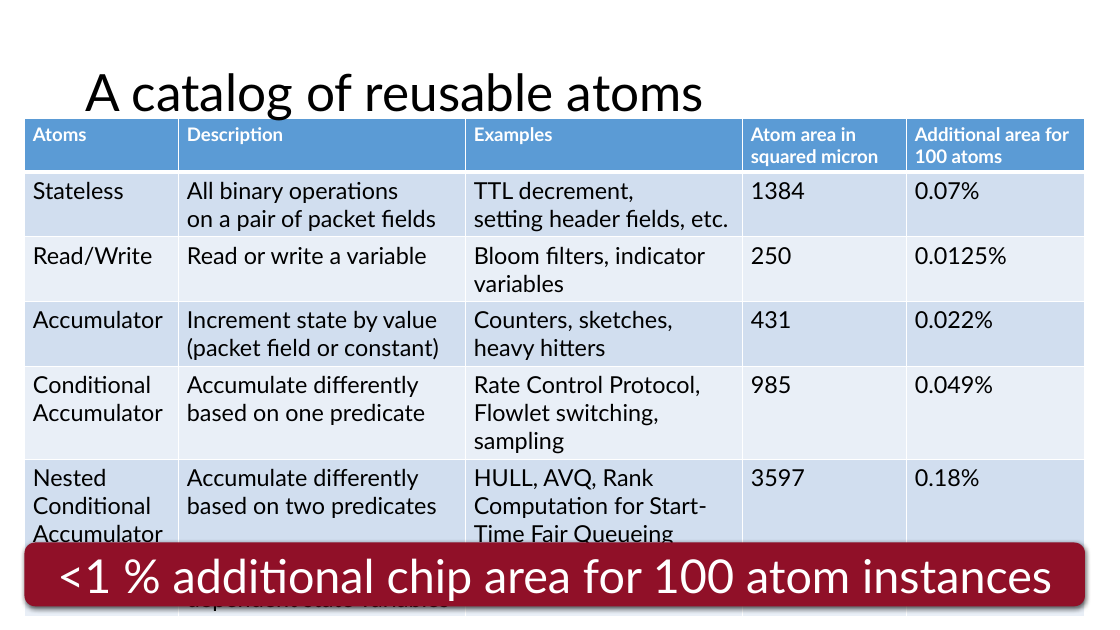
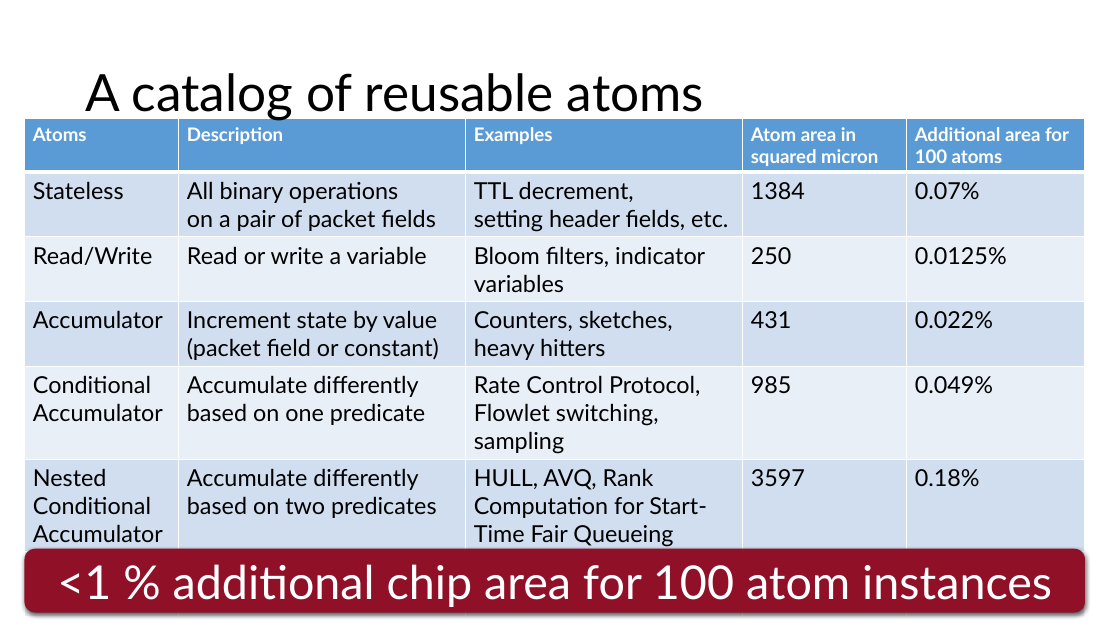
Before and after one commit to anirudhSK/pifo-domino-marple-ppts, a slide deck: slide 39 of combined_domino_pifo.pptx. Drawn at 1120x630 pixels with LibreOffice and Linux fonts; fonts in the diff are those of the drawing. Boxes give left, top, right and bottom in pixels: in the first picture for what was removed or moved away, otherwise in the second. Text is boxed around its words. In the diff, an @@ line names an element or a change of style, - is before the commit and + after.

```diff
--- a/combined_domino_pifo.pptx
+++ b/combined_domino_pifo.pptx
@@ rounded rectangle "<1 % additional chip area ...": place and size @@
-rounded rectangle "<1 % additional chip area ..." at (24, 543, 1085, 607)
+rounded rectangle "<1 % additional chip area ..." at (24, 549, 1085, 613)
```
Also in this commit, not shown: 7 other slides changed.
